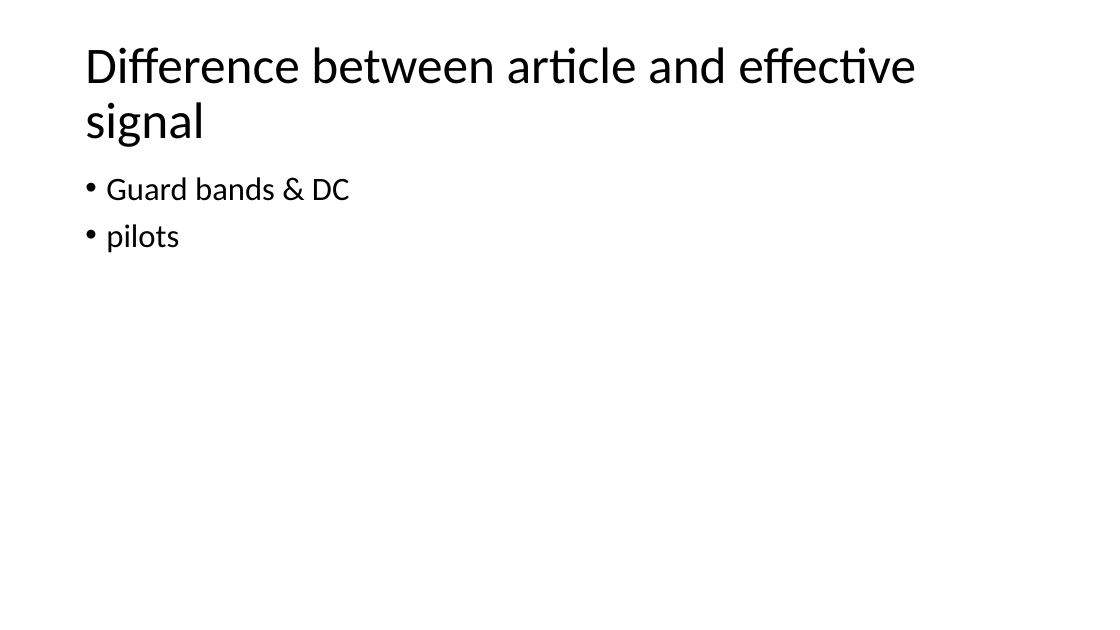
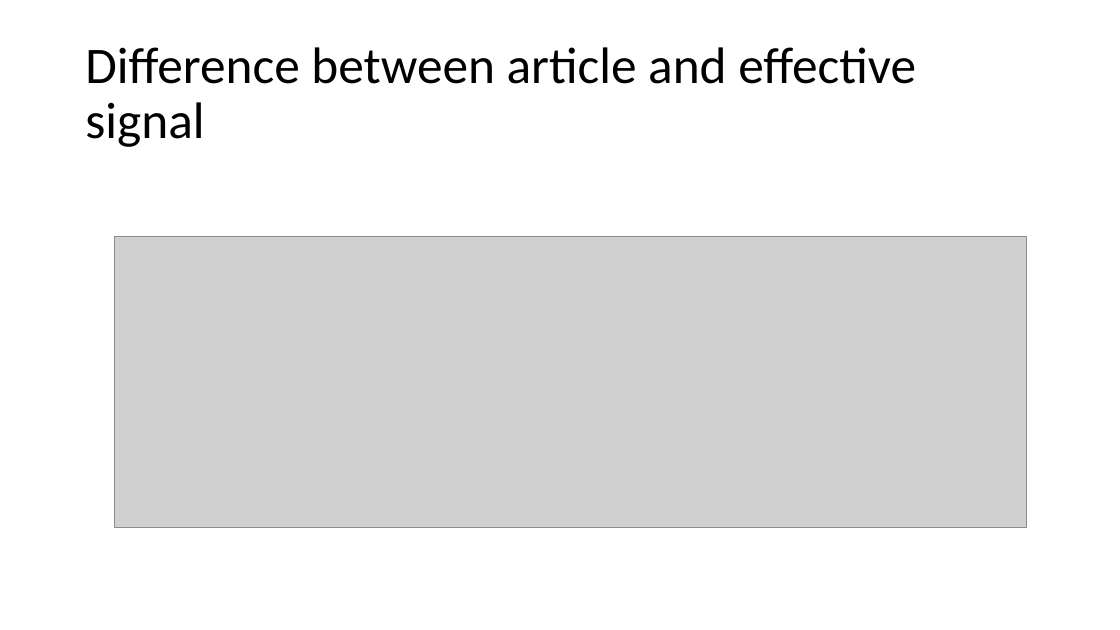
Before and after one commit to liorkissos/VLF-Simulations, a slide deck: slide 37 of PAPR Reduction- PTS.pptx (slide 38 before the commit). Drawn at 1120x630 pixels with LibreOffice and Linux fonts; fonts in the diff are those of the drawing; grey boxes stand for pictures. Boxes give left, top, right and bottom in pixels: in the first picture for what was removed or moved away, otherwise in the second. Text is boxed around its words. In the diff, an @@ line names an element or a change of style, - is before the commit and + after.

```diff
--- a/PAPR Reduction- PTS.pptx
+++ b/PAPR Reduction- PTS.pptx
@@ text removed at box(106, 177, 350, 253) @@
-• Guard bands & DC
-• pilots
@@ picture added at box(115, 237, 1027, 528) @@
```
Also in this commit, not shown: 13 other slides changed, 3 slides added, 5 slides removed, 3 other files.
